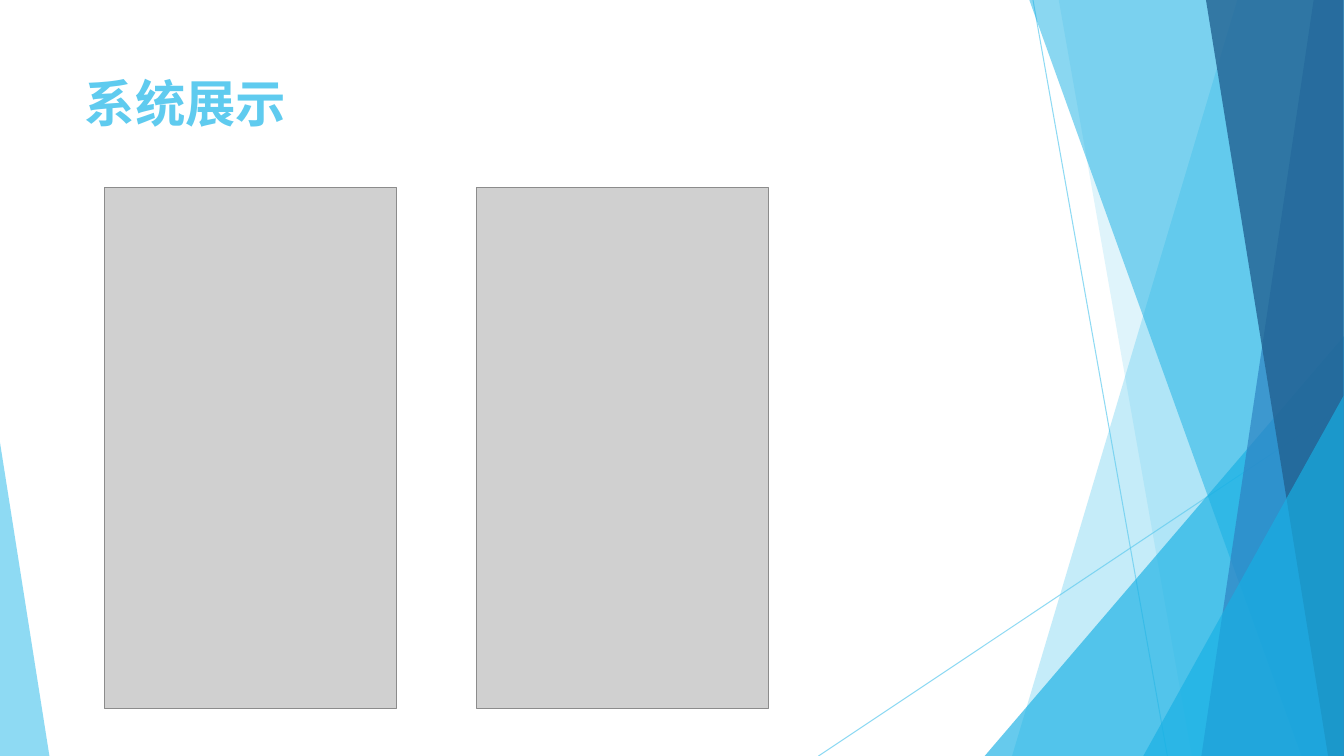
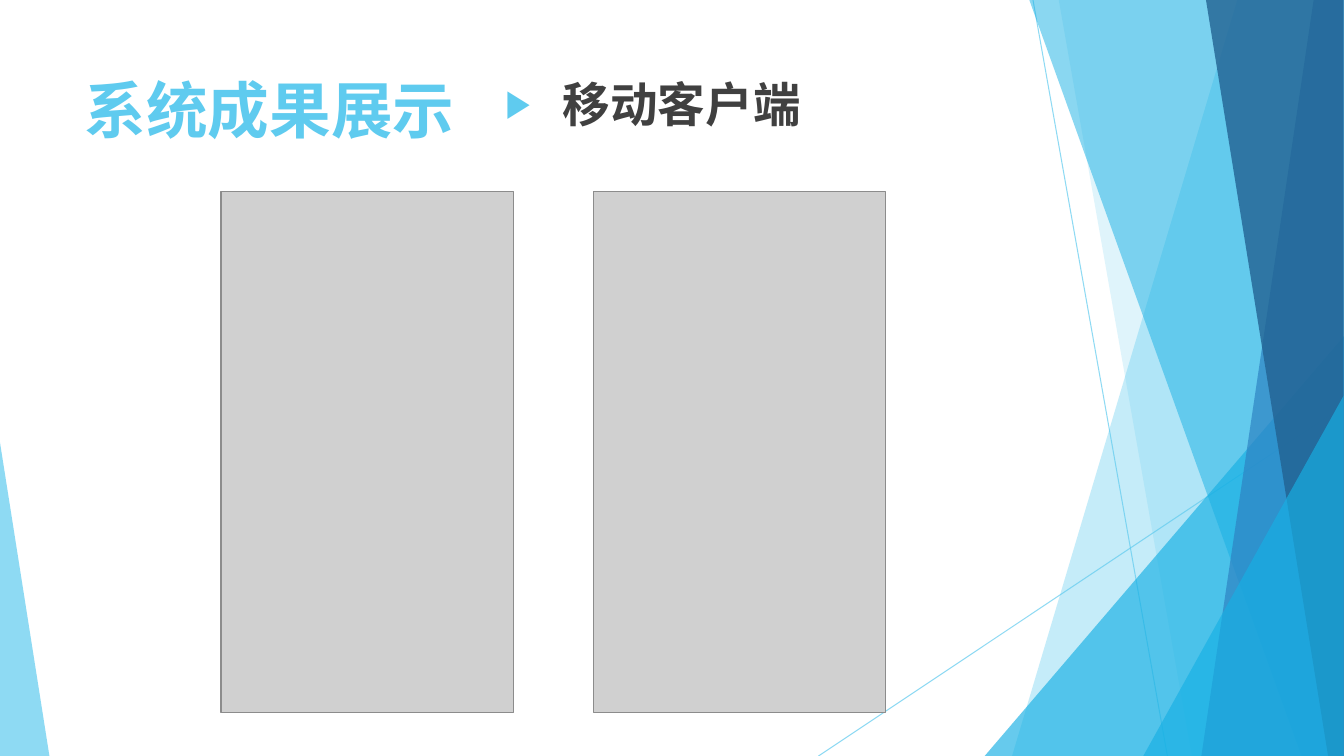
Before and after one commit to helloeda/smartBus, a slide deck: slide 11 of 毕业设计.pptx (slide 10 before the commit). Drawn at 1344x756 pixels with LibreOffice and Linux fonts; fonts in the diff are those of the drawing; grey boxes stand for pictures. Boxes give left, top, right and bottom in pixels: in the first picture for what was removed or moved away, otherwise in the second. Text is boxed around its words. In the diff, an @@ line names an element or a change of style, - is before the commit and + after.

```diff
--- a/毕业设计.pptx
+++ b/毕业设计.pptx
@@ text at <box>85,80,455,139</box>: text changed; size 36 to 44 pt @@
-系统展示
+系统成果展示
@@ text added at <box>563,81,801,127</box>, 34 pt, text #404040, bold @@
+      ▶ 移动客户端
@@ picture: place and size @@
-picture at <box>104,188,396,709</box>
+picture at <box>221,192,513,713</box>
@@ picture: place and size @@
-picture at <box>477,188,769,709</box>
+picture at <box>593,192,885,713</box>
```
Also in this commit, not shown: 9 other slides changed, 5 slides added, 3 slides removed, 19 other files.
